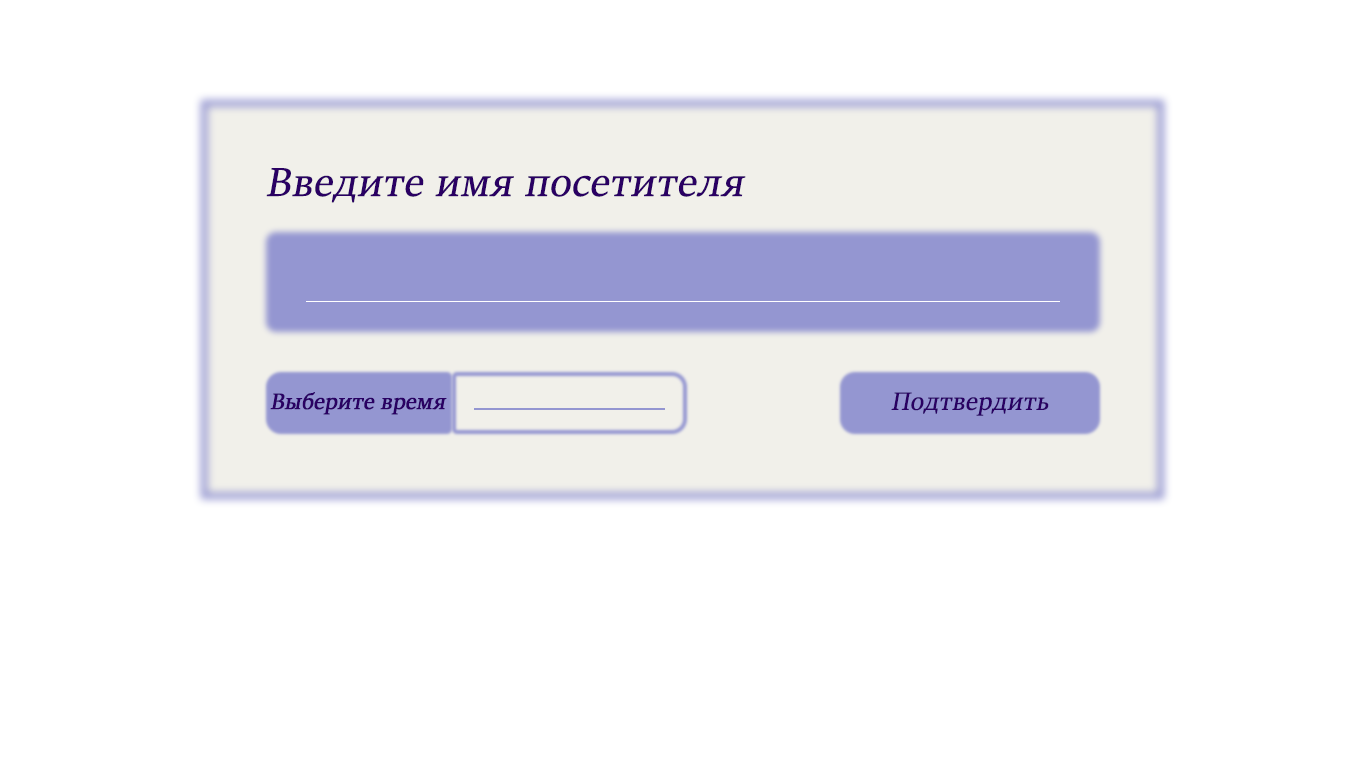
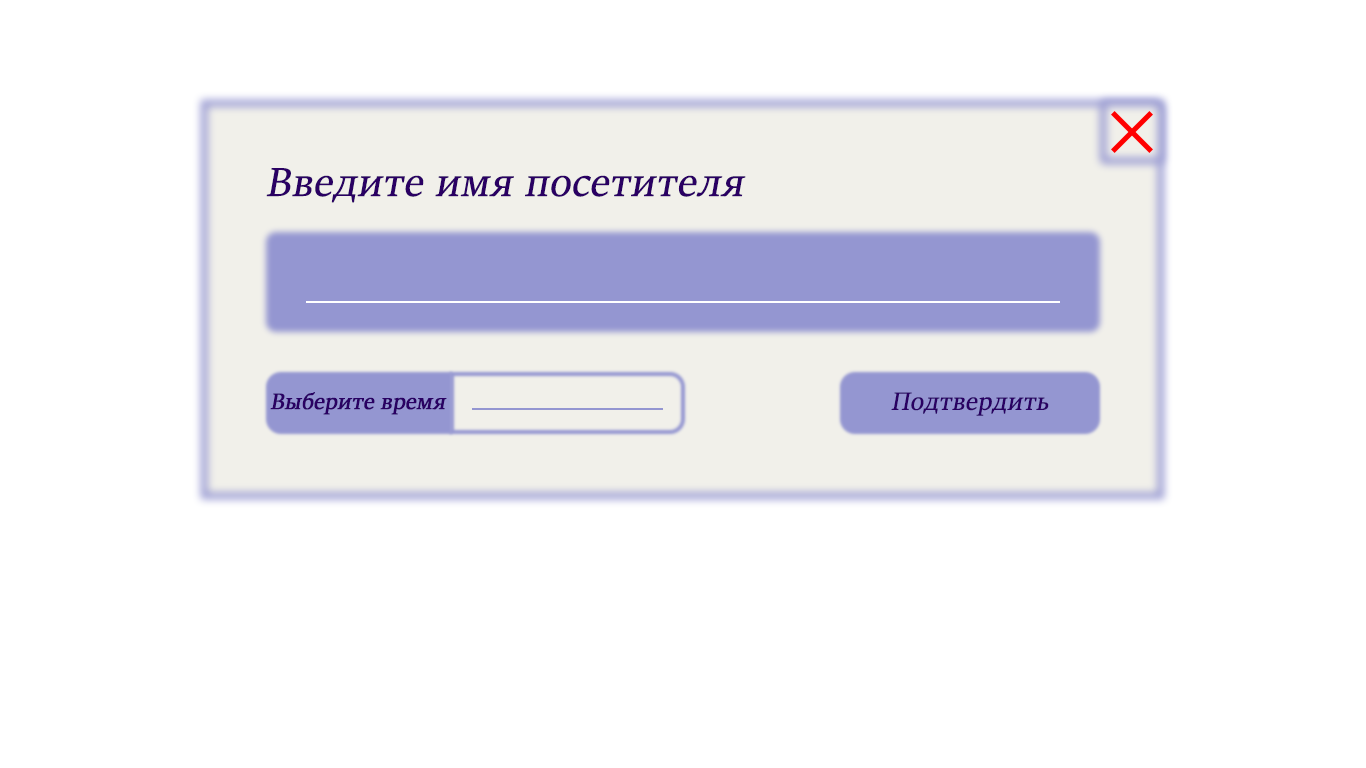
Two versions of the same layered image (1366×768). Layer-by-layer changes:
painted on "Фигура 1" over [306, 302, 1060, 303]
painted on "Фигура 2" over [472, 408, 665, 410]
painted on "Прямоугольник, скругл. углы 3" over [450, 372, 687, 434]
painted on "Прямоугольник, скругл. углы 2" over [447, 372, 452, 434]
added group "Выход" with 3 layers in group "Монтажная область 1" over [1100, 100, 1164, 164]
added layer "Фигура 4" in group "Выход" over [1111, 111, 1153, 153]
added layer "Фигура 5" in group "Выход" over [1111, 111, 1153, 153]
added layer "Прямоугольник, скругл. углы 4" in group "Выход" over [1100, 100, 1164, 164]
